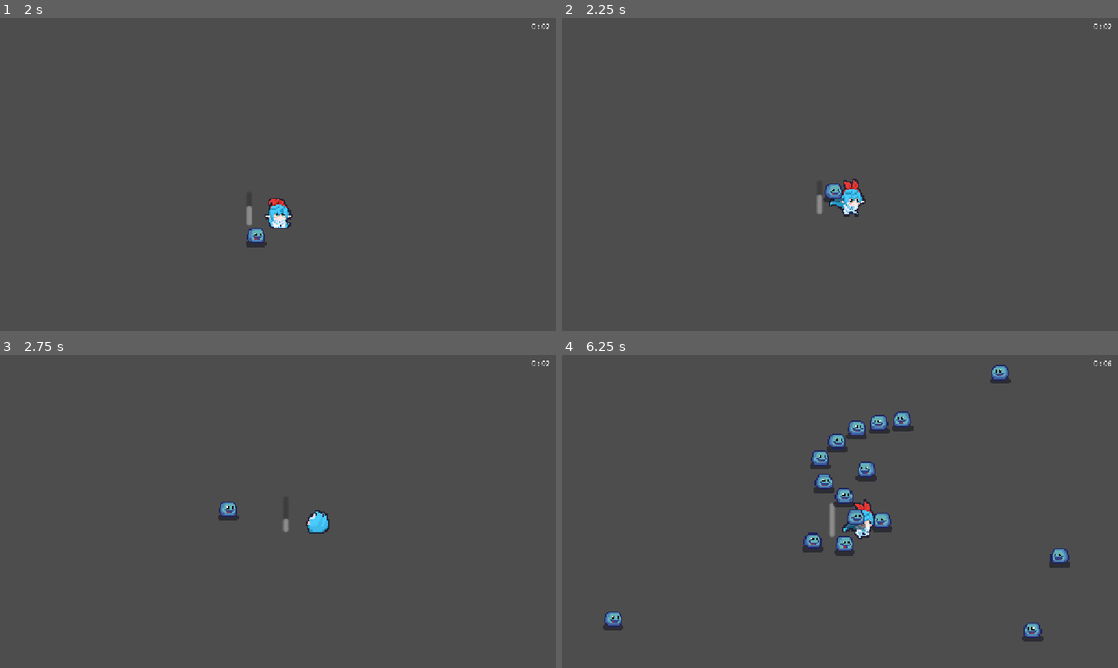
Above: before the commit, frames 1-4 (two rows, left to right).
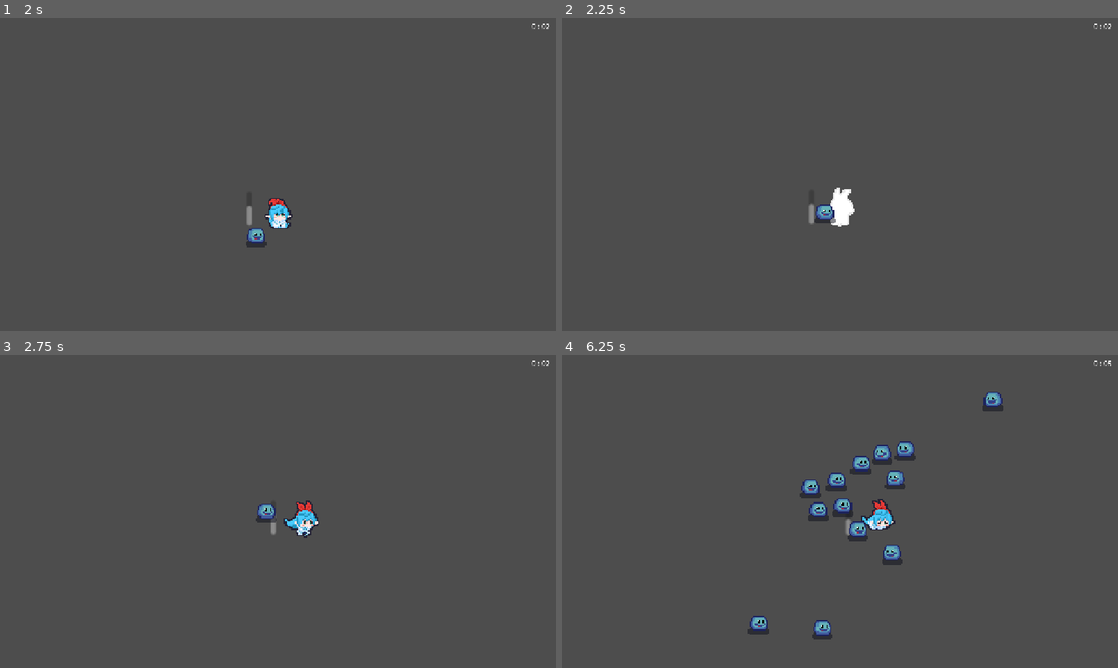
Above: after the commit, the same moments.

Repository: Keish0w0/Untitled-Roguelike-Project
Game: Godot game, scene res://Scenes/World/world.tscn
Same seed, same stepped clock (60 frames per second), same inputs: the game is played once before the commit and once after it.
Inputs (mouse positions are in pixels of both pictures, inside the frame that each line leads up to):
- Up to frame 1 (2 s): tap Enter at 0.5 s; move the mouse to (400, 158) at 0.52 s; hold D (right) 0.53-1.28 s; tap Space (dash) at 0.6, 1.35 s; move the mouse to (166, 190) at 1.27 s; hold S (down) from 1.28 s (still down)
- Up to frame 2 (2.25 s): move the mouse to (895, 105) at 2.02 s; release S (down) at 2.03 s; hold D (right) from 2.03 s (still down); click (895, 105) at 2.1 s
- Up to frame 3 (2.75 s): keep holding D (right); tap Space (dash) at 2.3 s
- Up to frame 4 (6.25 s): move the mouse to (812, 574) at 2.77 s; release D (right) at 2.78 s; hold W (up) 2.78-3.53 s; right-click (812, 574) at 2.85 s; tap Space (dash) at 3.05, 3.6, 4.35, 5.3, 6.05 s; move the mouse to (1006, 558) at 3.52 s; hold A (left) 3.53-5.03 s; move the mouse to (673, 464) at 4.27 s; move the mouse to (867, 511) at 5.02 s; hold S (down) 5.03-5.78 s; click (867, 511) at 5.1 s; move the mouse to (756, 433) at 5.77 s; hold D (right) from 5.78 s (still down); right-click (756, 433) at 5.85 s

Frame 1 is identical in both runs. In frame 2, 1.0% of the frame differs, in the area x 44-55%, y 51-67%; in frame 3, 1.0%; in frame 4, 5.6%, in the area x 7-99%, y 1-92%.

Commit message:
InDev 20251005-0

Diff:
--- /dev/null
+++ b/Scenes/Characters/hurt.gd
@@ -0,0 +1,12 @@
+class_name Hurt extends PlayerState
+
+func enter(_previous_state_path: String, _data := {}) -> void:
+	#print("Current State: HURT")
+	player.frame_freeze(0.0, 0.15)
+	player.anim.hurt()
+
+func end_state():
+	#STATE TRANSITION
+	if player.input == Vector2.ZERO:
+		transition.emit(IDLE)
+	else : transition.emit(RUNNING)
--- a/Scenes/Characters/player.tscn
+++ b/Scenes/Characters/player.tscn
@@ -1,7 +1,7 @@
-[gd_scene load_steps=22 format=3 uid="uid://x84vm6f4d0q3"]
+[gd_scene load_steps=23 format=3 uid="uid://x84vm6f4d0q3"]
 
 [ext_resource type="Script" uid="uid://b0lqbwlgaiyek" path="res://Scripts/Player/player.gd" id="1_o0f8b"]
-[ext_resource type="Script" uid="uid://d2660oluygvli" path="res://Scenes/Characters/animation_manager.gd" id="2_xccyk"]
+[ext_resource type="Script" uid="uid://d2660oluygvli" path="res://Scripts/animation_manager.gd" id="2_xccyk"]
 [ext_resource type="Script" uid="uid://d0d7iiw73mo4c" path="res://Scripts/StateMachine/state_machine.gd" id="4_ajo0r"]
 [ext_resource type="PackedScene" uid="uid://dw85gk414jek3" path="res://Scenes/Component Scenes/Player Components/hitbox_component.tscn" id="4_fcmex"]
 [ext_resource type="Script" uid="uid://o06t7d74cyr4" path="res://Scripts/StateMachine/Player States/idle.gd" id="4_ons1q"]
@@ -12,31 +12,14 @@
 [ext_resource type="PackedScene" uid="uid://jyjftkxrxfs1" path="res://Scenes/Component Scenes/Player Components/input_component.tscn" id="7_25bbb"]
 [ext_resource type="PackedScene" uid="uid://jpwg0x2qy572" path="res://Scenes/Component Scenes/Player Components/movement_component.tscn" id="8_cueqf"]
 [ext_resource type="Texture2D" uid="uid://dqb4cdtajqubb" path="res://Sprites/Player/Keisha-Sheet.png" id="13_01b8d"]
-
-[sub_resource type="Animation" id="Animation_01b8d"]
-resource_name = "idle"
-length = 0.91667086
-loop_mode = 1
-step = 0.041666668
-tracks/0/type = "value"
-tracks/0/imported = false
-tracks/0/enabled = true
-tracks/0/path = NodePath("AnimationManager/Sprite2D:frame")
-tracks/0/interp = 1
-tracks/0/loop_wrap = true
-tracks/0/keys = {
-"times": PackedFloat32Array(0, 0.125, 0.25, 0.375, 0.5, 0.625, 0.75, 0.875),
-"transitions": PackedFloat32Array(1, 1, 1, 1, 1, 1, 1, 1),
-"update": 1,
-"values": [0, 1, 2, 3, 4, 5, 6, 7]
-}
+[ext_resource type="Script" uid="uid://c6lnff5grxip1" path="res://Scenes/Characters/hurt.gd" id="13_xccyk"]
 
 [sub_resource type="Animation" id="Animation_xccyk"]
 length = 0.001
 tracks/0/type = "value"
 tracks/0/imported = false
 tracks/0/enabled = true
-tracks/0/path = NodePath("AnimationManager/Sprite2D:frame")
+tracks/0/path = NodePath("AnimationManager/PlayerSprite:frame")
 tracks/0/interp = 1
 tracks/0/loop_wrap = true
 tracks/0/keys = {
@@ -46,22 +29,21 @@
 "values": [0]
 }
 
-[sub_resource type="Animation" id="Animation_h1n2f"]
-resource_name = "run"
-length = 0.66667086
-loop_mode = 1
-step = 0.041666668
-tracks/0/type = "value"
-tracks/0/imported = false
-tracks/0/enabled = true
-tracks/0/path = NodePath("AnimationManager/Sprite2D:frame")
-tracks/0/interp = 1
-tracks/0/loop_wrap = true
-tracks/0/keys = {
-"times": PackedFloat32Array(0, 0.125, 0.25, 0.375, 0.5, 0.625),
-"transitions": PackedFloat32Array(1, 1, 1, 1, 1, 1),
-"update": 1,
-"values": [9, 10, 11, 12, 13, 14]
+[sub_resource type="Animation" id="Animation_yt1oc"]
+resource_name = "death"
+length = 0.37500417
+step = 0.041666668
+tracks/0/type = "value"
+tracks/0/imported = false
+tracks/0/enabled = true
+tracks/0/path = NodePath("AnimationManager/PlayerSprite:frame")
+tracks/0/interp = 1
+tracks/0/loop_wrap = true
+tracks/0/keys = {
+"times": PackedFloat32Array(0, 0.083333336, 0.16666667, 0.25, 0.33333334),
+"transitions": PackedFloat32Array(1, 1, 1, 1, 1),
+"update": 1,
+"values": [36, 37, 38, 39, 40]
 }
 
 [sub_resource type="Animation" id="Animation_dxpk4"]
@@ -71,7 +53,7 @@
 tracks/0/type = "value"
 tracks/0/imported = false
 tracks/0/enabled = true
-tracks/0/path = NodePath("AnimationManager/Sprite2D:frame")
+tracks/0/path = NodePath("AnimationManager/PlayerSprite:frame")
 tracks/0/interp = 1
 tracks/0/loop_wrap = true
 tracks/0/keys = {
@@ -94,42 +76,75 @@
 "method": &"end_i_frames"
 }, {
 "args": [],
-"method": &"end_dash"
+"method": &"end_state"
 }]
 }
 
 [sub_resource type="Animation" id="Animation_15c3i"]
 resource_name = "hurt"
-length = 0.0833375
-step = 0.041666668
-tracks/0/type = "value"
-tracks/0/imported = false
-tracks/0/enabled = true
-tracks/0/path = NodePath("AnimationManager/Sprite2D:frame")
-tracks/0/interp = 1
-tracks/0/loop_wrap = true
-tracks/0/keys = {
-"times": PackedFloat32Array(0, 0.041666668),
+length = 0.16667084
+step = 0.041666668
+tracks/0/type = "value"
+tracks/0/imported = false
+tracks/0/enabled = true
+tracks/0/path = NodePath("AnimationManager/PlayerSprite:frame")
+tracks/0/interp = 1
+tracks/0/loop_wrap = true
+tracks/0/keys = {
+"times": PackedFloat32Array(0, 0.083333336),
 "transitions": PackedFloat32Array(1, 1),
 "update": 1,
 "values": [28, 27]
 }
-
-[sub_resource type="Animation" id="Animation_yt1oc"]
-resource_name = "death"
-length = 0.37500417
-step = 0.041666668
-tracks/0/type = "value"
-tracks/0/imported = false
-tracks/0/enabled = true
-tracks/0/path = NodePath("AnimationManager/Sprite2D:frame")
-tracks/0/interp = 1
-tracks/0/loop_wrap = true
-tracks/0/keys = {
-"times": PackedFloat32Array(0, 0.083333336, 0.16666667, 0.25, 0.33333334),
-"transitions": PackedFloat32Array(1, 1, 1, 1, 1),
-"update": 1,
-"values": [36, 37, 38, 39, 40]
+tracks/1/type = "method"
+tracks/1/imported = false
+tracks/1/enabled = true
+tracks/1/path = NodePath("StateMachine/Hurt")
+tracks/1/interp = 1
+tracks/1/loop_wrap = true
+tracks/1/keys = {
+"times": PackedFloat32Array(0.16666667),
+"transitions": PackedFloat32Array(1),
+"values": [{
+"args": [],
+"method": &"end_state"
+}]
+}
+
+[sub_resource type="Animation" id="Animation_01b8d"]
+resource_name = "idle"
+length = 0.91667086
+loop_mode = 1
+step = 0.041666668
+tracks/0/type = "value"
+tracks/0/imported = false
+tracks/0/enabled = true
+tracks/0/path = NodePath("AnimationManager/PlayerSprite:frame")
+tracks/0/interp = 1
+tracks/0/loop_wrap = true
+tracks/0/keys = {
+"times": PackedFloat32Array(0, 0.125, 0.25, 0.375, 0.5, 0.625, 0.75, 0.875),
+"transitions": PackedFloat32Array(1, 1, 1, 1, 1, 1, 1, 1),
+"update": 1,
+"values": [0, 1, 2, 3, 4, 5, 6, 7]
+}
+
+[sub_resource type="Animation" id="Animation_h1n2f"]
+resource_name = "run"
+length = 0.66667086
+loop_mode = 1
+step = 0.041666668
+tracks/0/type = "value"
+tracks/0/imported = false
+tracks/0/enabled = true
+tracks/0/path = NodePath("AnimationManager/PlayerSprite:frame")
+tracks/0/interp = 1
+tracks/0/loop_wrap = true
+tracks/0/keys = {
+"times": PackedFloat32Array(0, 0.125, 0.25, 0.375, 0.5, 0.625),
+"transitions": PackedFloat32Array(1, 1, 1, 1, 1, 1),
+"update": 1,
+"values": [9, 10, 11, 12, 13, 14]
 }
 
 [sub_resource type="AnimationLibrary" id="AnimationLibrary_xccyk"]
@@ -162,12 +177,12 @@
 [node name="AnimationManager" type="Node2D" parent="."]
 script = ExtResource("2_xccyk")
 
-[node name="Sprite2D" type="Sprite2D" parent="AnimationManager"]
+[node name="PlayerSprite" type="Sprite2D" parent="AnimationManager"]
 texture = ExtResource("13_01b8d")
 hframes = 9
 vframes = 5
 
-[node name="AnimationPlayer" type="AnimationPlayer" parent="AnimationManager/Sprite2D"]
+[node name="AnimationPlayer" type="AnimationPlayer" parent="AnimationManager/PlayerSprite"]
 root_node = NodePath("../../..")
 libraries = {
 &"": SubResource("AnimationLibrary_xccyk")
@@ -226,6 +241,12 @@
 wait_time = 0.75
 one_shot = true
 
+[node name="Hurt" type="Node" parent="StateMachine"]
+script = ExtResource("13_xccyk")
+
 [connection signal="body_entered" from="HitboxComponent" to="HitboxComponent" method="_on_body_entered"]
 [connection signal="timeout" from="HitboxComponent/DamageCooldown" to="HitboxComponent" method="_on_damage_cooldown_timeout"]
+[connection signal="took_damage" from="HealthComponent" to="StateMachine/Idle" method="_took_damage"]
+[connection signal="took_damage" from="HealthComponent" to="StateMachine/Running" method="_took_damage"]
+[connection signal="took_damage" from="HealthComponent" to="StateMachine/Dash" method="_took_damage"]
 [connection signal="timeout" from="StateMachine/Dash/DashCooldown" to="StateMachine/Dash" method="_dash_cooldown_timeout"]
--- a/Scenes/Component Scenes/Player Components/input_component.tscn
+++ b/Scenes/Component Scenes/Player Components/input_component.tscn
@@ -1,6 +1,6 @@
 [gd_scene load_steps=2 format=3 uid="uid://jyjftkxrxfs1"]
 
-[ext_resource type="Script" uid="uid://bhe0tj2hdhnqb" path="res://Scripts/Components/Player Components/input_component.gd" id="1_ypr8e"]
+[ext_resource type="Script" uid="uid://bhe0tj2hdhnqb" path="res://Scripts/Components/input_component.gd" id="1_ypr8e"]
 
 [node name="InputComponent" type="Node2D"]
 script = ExtResource("1_ypr8e")
--- a/Scripts/Components/General Components/health_component.gd
+++ b/Scripts/Components/General Components/health_component.gd
@@ -1,6 +1,9 @@
 class_name HealthComponent extends Node2D
 
+signal took_damage
+
 @export var hitbox_component = Node2D
+@onready var player = $".."
 
 ##HEALTH
 @export var max_health : float = 5
@@ -12,6 +15,8 @@
 func damage(dmg):
 	health -= dmg
 	print(health)
+	player.anim.hurt()
+	emit_signal("took_damage")
 
 	if health <= 0:
 		game_over()
--- a/Scripts/Player/player.gd
+++ b/Scripts/Player/player.gd
@@ -22,3 +22,8 @@
 
 func _process(_delta: float) -> void:
 	input = $InputComponent.movement
+
+func frame_freeze(time_scale: float, duration: float) -> void:
+	Engine.time_scale = time_scale
+	await get_tree().create_timer(duration, true, false, true).timeout
+	Engine.time_scale = 1.0
--- a/Scripts/Player/player_state.gd
+++ b/Scripts/Player/player_state.gd
@@ -3,7 +3,7 @@
 const IDLE = "Idle"
 const RUNNING = "Running"
 const DASH = "Dash"
-const ATTACKING = "Attack"
+const HURT = "Hurt"
 
 var player: Player
 
--- a/Scripts/StateMachine/Player States/dash.gd
+++ b/Scripts/StateMachine/Player States/dash.gd
@@ -31,10 +31,13 @@
 	if hitbox_component.cooldown_dmg != true:
 		hitbox_component.enable_collision()
 
-func end_dash():
+func end_state():
 	player.is_dashing = false
 
 	#STATE TRANSITION
 	if player.input == Vector2.ZERO:
 		transition.emit(IDLE)
 	else: transition.emit(RUNNING)
+
+func _took_damage() -> void:
+	transition.emit(HURT)
--- a/Scripts/StateMachine/Player States/idle.gd
+++ b/Scripts/StateMachine/Player States/idle.gd
@@ -2,11 +2,12 @@
 
 func enter(_previous_state_path: String, _data := {}) -> void:
 	#print("Current State: IDLE")
-
-	#IDLE ANIMATION
 	player.anim.idle()
 
 func physics_update(_delta: float) -> void:
 	#STATE TRANSITION
 	if player.input != Vector2.ZERO:
 		transition.emit(RUNNING)
+
+func _took_damage() -> void:
+	transition.emit(HURT)
--- a/Scripts/StateMachine/Player States/running.gd
+++ b/Scripts/StateMachine/Player States/running.gd
@@ -1,7 +1,4 @@
 class_name Running extends PlayerState
-
-func enter(_previous_state_path: String, _data := {}) -> void: pass
-	#print("Current State: RUNNING")
 
 func physics_update(_delta: float) -> void:
 	#RUNNING ANIMATION
@@ -13,3 +10,6 @@
 		transition.emit(IDLE)
 	if Input.is_action_just_pressed("dash") and player.can_dash == true:
 		transition.emit(DASH)
+
+func _took_damage() -> void:
+	transition.emit(HURT)
--- a/Scenes/Characters/animation_manager.gd
+++ b/Scripts/animation_manager.gd
@@ -2,8 +2,8 @@
 
 ##REFERENCES
 @onready var player = $".."
-@onready var anim_player = $Sprite2D/AnimationPlayer
-@onready var player_sprite = $Sprite2D
+@onready var anim_player = $PlayerSprite/AnimationPlayer
+@onready var player_sprite = $PlayerSprite
 
 func _process(_delta: float) -> void:
 	flip_sprite()
Not shown, added: Scenes/Characters/hurt.gd.uid
Renamed: Scripts/Components/Player Components/input_component.gd -> Scripts/Components/input_component.gd
Renamed: Scripts/Components/Player Components/input_component.gd.uid -> Scripts/Components/input_component.gd.uid
Renamed: Scenes/Characters/animation_manager.gd.uid -> Scripts/animation_manager.gd.uid
